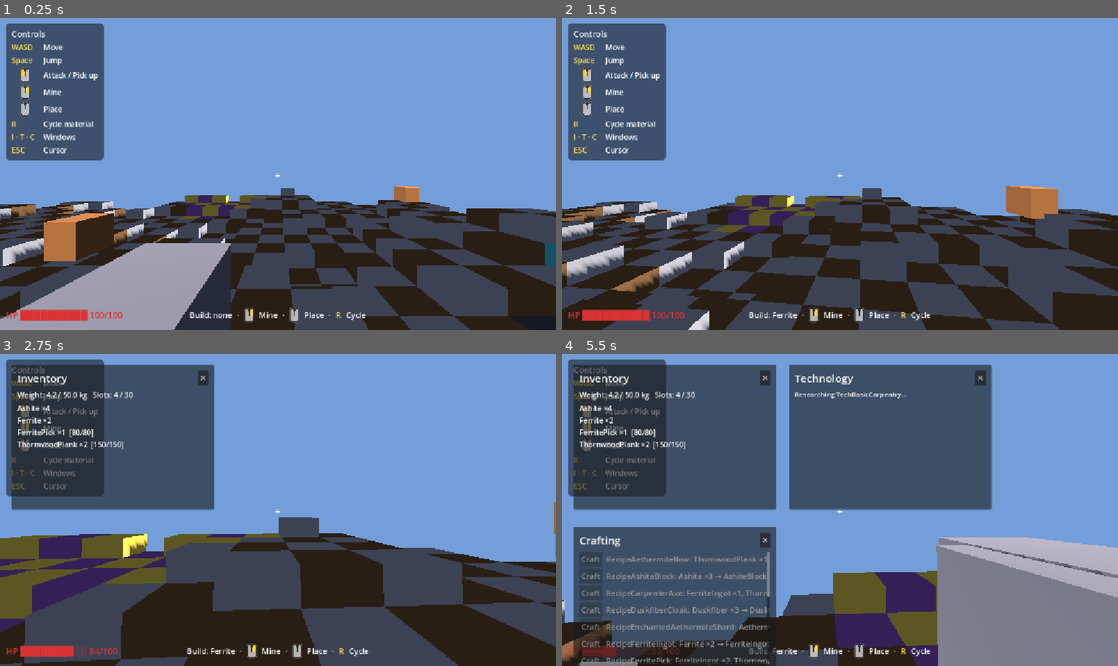
Above: before the commit, frames 1-4 (two rows, left to right).
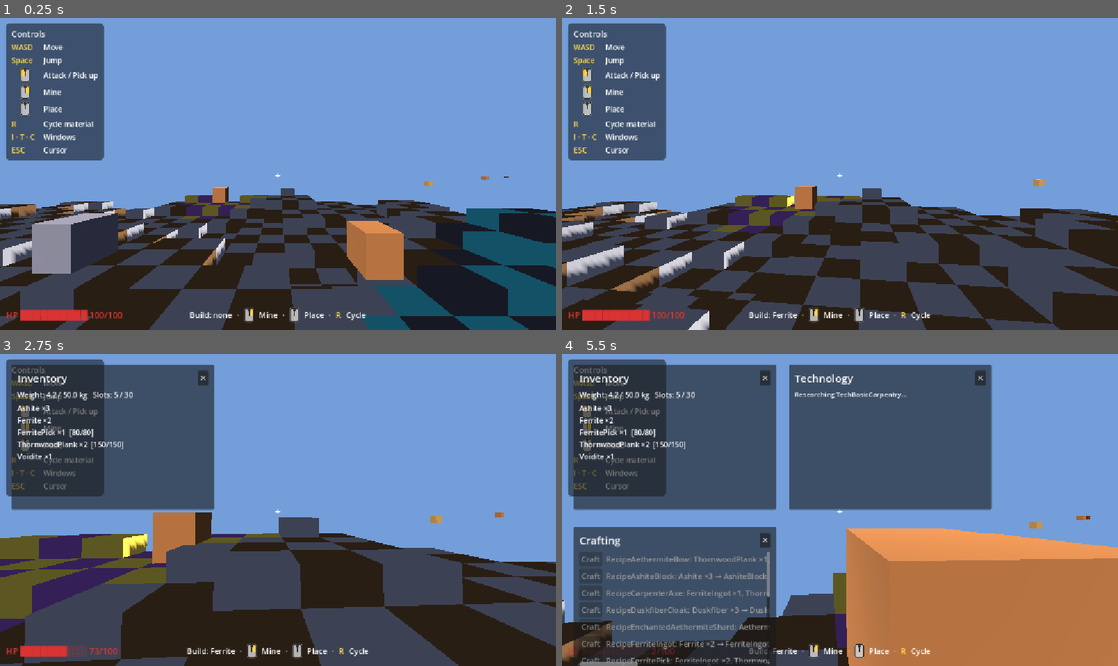
Above: after the commit, the same moments.

Repository: Tubaleviao/project-nihon
Game: Godot game, scene res://Main.tscn
Two runs of this game, one before a commit and one after it. Both use one fixed random seed, a clock stepped at 60 frames per second and the inputs below.
Inputs (mouse positions are in pixels of both pictures, inside the frame that each line leads up to):
- Up to frame 1 (0.25 s): no input
- Up to frame 2 (1.5 s): tap Enter (ui_accept) at 0.5, 0.77 s; move the mouse to (867, 170) at 0.52 s; hold W from 0.53 s (still down); tap F at 0.6 s; click (867, 170) at 0.67 s; move the mouse to (812, 174) at 1.27 s; tap R at 1.35 s
- Up to frame 3 (2.75 s): keep holding W; tap Enter (ui_accept) at 1.52 s; move the mouse to (289, 503) at 2.02 s; tap I at 2.1 s
- Up to frame 4 (5.5 s): move the mouse to (812, 572) at 2.77 s; tap T at 2.85 s; click (812, 572) at 2.92 s; tap Enter (ui_accept) at 3.02, 3.77, 4.52 s; move the mouse to (1006, 556) at 3.52 s; release W at 3.53 s; hold A 3.53-5.03 s; tap C at 3.6 s; move the mouse to (673, 463) at 4.27 s; tap F at 4.35 s; move the mouse to (867, 510) at 5.02 s; hold S from 5.03 s (still down); tap R at 5.1 s; click (867, 510) at 5.17 s

The runs differ from the first frame. In frame 1, 22% of the frame differs, in the area x 0-100%, y 50-100%; in frame 2, 1.2%; in frame 3, 1.5%; in frame 4, 21%.

Commit message:
fix(review): resolve 7 code-review bugs across AI, biome, and crafting systems
- terrain_slice: expand get_biome_at to return all 5 biome keys (VoidRift,
  VolcanicBadlands, TemperateGrassland, TwilightGrove, TemperateForest) so
  creature biome-placement searches succeed for all creature types.
- creature_slice: align BIOME_KEYS[3] from "Twilight" to "TwilightGrove" to
  match terrain_slice and fabric; replace has_method("get") spawnCount guard
  with res != null to match all other usage.
- voxel_slice: rename BIOME_MATERIALS key "Twilight" → "TwilightGrove" so
  TwilightGrove biome mining yields Duskfiber/Lumenfite correctly.
- creature_ai: fix TERRITORIAL safe_r double-multiplication (was alertRadius
  × 2.25; now always base alertRadius × 1.5 regardless of aggression scaling);
  reset attack_timer whenever the interval fires, not only when in range, to
  prevent instant back-to-back hits on re-entry; fix force_state to seed the
  AI record with the creature's actual spawn position instead of Vector3.ZERO.
- test_suite: fix _test_ai_fleeing_to_idle safe_r formula to use base
  alertRadius × 1.5 (matching the corrected AI logic).
- game_root: pre-wire crafting.station_slice and station.player_slice before
  add_child, consistent with the existing creature/AI pre-wiring pattern.

Co-Authored-By: Claude <noreply@anthropic.com>

Diff:
--- a/src/core/game_root.gd
+++ b/src/core/game_root.gd
@@ -70,6 +70,11 @@
 	_creature_ai.creature_slice = _creature
 	_creature_ai.player_slice   = _player
 	_creature_ai.battle_slice   = _battle
+
+	# Wire crafting + station cross-references before add_child so their _ready()
+	# methods see the correct dependencies if they ever emit signals during init.
+	_crafting.station_slice    = _station
+	_station.player_slice      = _player
 
 	for s in [_terrain, _voxel, _battle, _creature, _creature_ai, _networking, _persistence, _player, _loot, _inventory, _character, _crafting, _technology, _station, _ui]:
 		s.name = s.get_script().resource_path.get_file().get_basename()
--- a/src/creature/creature_ai.gd
+++ b/src/creature/creature_ai.gd
@@ -94,10 +94,12 @@
 	var alert_r: float     = float(res.get("alertRadius")) if res else 12.0
 	var attack_r: float    = float(res.get("attackRadius")) if res else 3.0
 	var flee_thr: float    = float(res.get("fleeThreshold")) if res else 0.20
-	# TERRITORIAL creatures claim a wider area than their base alertRadius.
+	# TERRITORIAL creatures claim a wider alert area than their base alertRadius.
+	# safe_r is always alertRadius * 1.5, computed before the territorial scaling
+	# so it doesn't compound to alertRadius * 2.25.
+	var safe_r: float      = float(res.get("alertRadius")) * 1.5 if res else alert_r * 1.5
 	if aggression == 3:
 		alert_r *= 1.5
-	var safe_r: float      = alert_r * 1.5
 
 	match ai_state:
 		"idle":
@@ -130,8 +132,8 @@
 			_chase(iid, inst, player_pos, delta)
 			ai["attack_timer"] += delta
 			if ai["attack_timer"] >= ATTACK_INTERVAL:
+				ai["attack_timer"] = 0.0
 				if dist <= attack_r:
-					ai["attack_timer"] = 0.0
 					GameBus.combat_round_requested.emit(iid, "player")
 
 		"fleeing":
@@ -205,7 +207,13 @@
 	return _ai[instance_id]["state"]
 
 func force_state(instance_id: String, state: String) -> void:
-	_ensure_ai_record(instance_id, Vector3.ZERO)
+	var spawn_pos := Vector3.ZERO
+	if creature_slice != null:
+		for inst in creature_slice.get_all_instances():
+			if inst["instance_id"] == instance_id:
+				spawn_pos = inst["position"]
+				break
+	_ensure_ai_record(instance_id, spawn_pos)
 	_ai[instance_id]["state"] = state
 
 # ---------------------------------------------------------------------------
--- a/src/creature/creature_slice.gd
+++ b/src/creature/creature_slice.gd
@@ -18,12 +18,12 @@
 const SPAWN_RADIUS := 10.0
 
 ## Maps fabric biome enum integer to the key returned by terrain_slice.get_biome_at().
-## Order: 0=TemperateForest, 1=TemperateGrassland, 2=VolcanicBadlands, 3=Twilight, 4=VoidRift
+## Order: 0=TemperateForest, 1=TemperateGrassland, 2=VolcanicBadlands, 3=TwilightGrove, 4=VoidRift
 const BIOME_KEYS: Array = [
 	"TemperateForest",
 	"TemperateGrassland",
 	"VolcanicBadlands",
-	"Twilight",
+	"TwilightGrove",
 	"VoidRift",
 ]
 
@@ -101,7 +101,7 @@
 func _spawn_initial_creatures() -> void:
 	for creature_id in GameData.CREATURES:
 		var res: Resource = GameData.CREATURES[creature_id]
-		var count: int = int(res.get("spawnCount")) if res.has_method("get") else 1
+		var count: int = int(res.get("spawnCount")) if res != null else 1
 		for i in range(count):
 			_spawn(creature_id)
 
--- a/src/terrain/terrain_slice.gd
+++ b/src/terrain/terrain_slice.gd
@@ -45,10 +45,14 @@
 ## deterministic across runs even though terrain height varies.
 func get_biome_at(world_pos: Vector2) -> String:
 	var temp := _biome_noise.get_noise_2d(world_pos.x, world_pos.y)
-	if temp > 0.4:
+	if temp > 0.55:
+		return "VoidRift"
+	if temp > 0.25:
 		return "VolcanicBadlands"
+	if temp > 0.05:
+		return "TemperateGrassland"
 	if temp < -0.4:
-		return "Twilight"
+		return "TwilightGrove"
 	return "TemperateForest"
 
 # ---------------------------------------------------------------------------
--- a/src/terrain/voxel_slice.gd
+++ b/src/terrain/voxel_slice.gd
@@ -43,7 +43,7 @@
 	"TemperateForest":    ["Ferrite", "Thornwood"],
 	"TemperateGrassland": ["Ferrite", "Thornwood"],
 	"VolcanicBadlands":   ["Ashite", "Aethermite"],
-	"Twilight":           ["Duskfiber", "Lumenfite"],
+	"TwilightGrove":      ["Duskfiber", "Lumenfite"],
 	"VoidRift":           ["Voidite", "Aethermite"],
 }
 
--- a/src/tests/test_suite.gd
+++ b/src/tests/test_suite.gd
@@ -1195,10 +1195,10 @@
 	var iid: String  = instances[0]["instance_id"]
 	var pos: Vector3 = instances[0]["position"]
 	ai.force_state(iid, "fleeing")
-	# Place player beyond safe_r (alertRadius * 1.5) for this creature.
+	# Place player beyond safe_r (always base alertRadius * 1.5, regardless of aggression).
 	var res: Resource = GameData.CREATURES.get(c._instances[iid]["creature_id"], null)
-	var alert_r: float = float(res.get("alertRadius")) if res else 12.0
-	var safe_r: float  = alert_r * 1.5
+	var base_alert_r: float = float(res.get("alertRadius")) if res else 12.0
+	var safe_r: float = base_alert_r * 1.5
 	var far_pos := pos + Vector3(safe_r + 5.0, 0.0, 0.0)
 	ai._tick_instance(iid, c._instances[iid], far_pos, 0.1)
 	assert_eq(ai.get_state(iid), "idle", "creature relaxes to idle when player is far")
